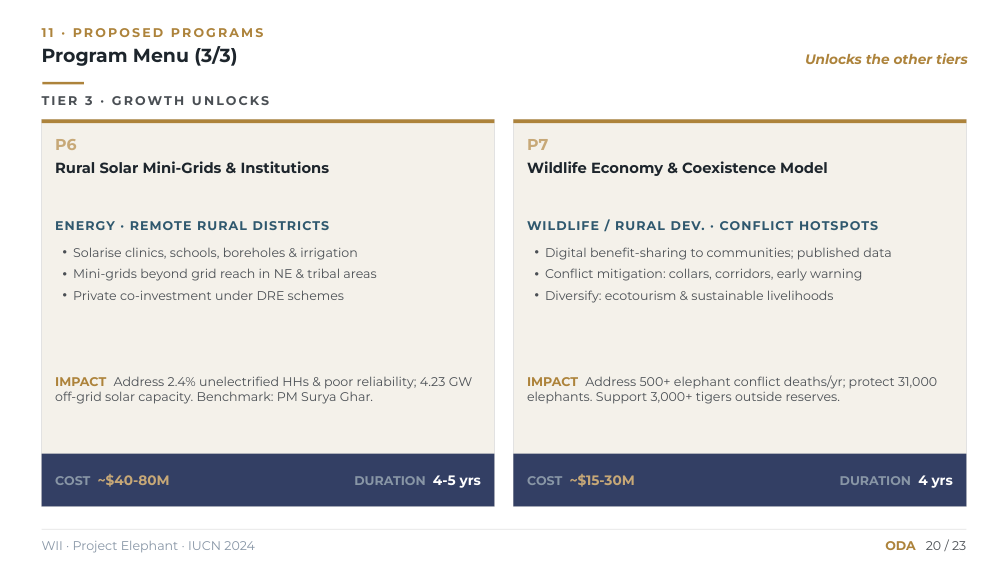
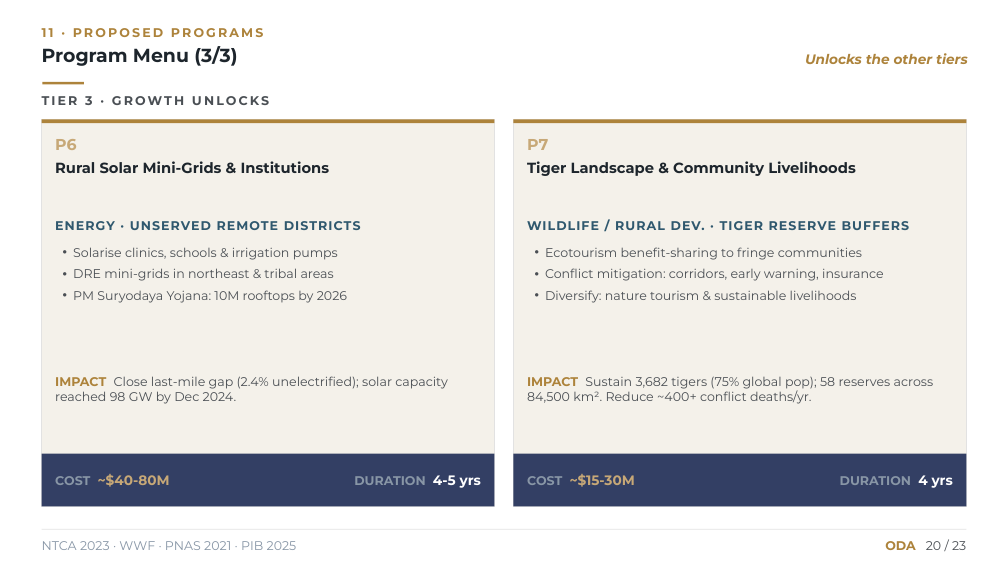
Before and after one commit to developmentihpc-cpu/cad-dashboard, a slide deck: slide 21 of docs/reports/India_Country_Proposal.pptx. Drawn at 1008x567 pixels with LibreOffice and Linux fonts; fonts in the diff are those of the drawing. Boxes give left, top, right and bottom in pixels: in the first picture for what was removed or moved away, otherwise in the second. Text is boxed around its words. In the diff, an @@ line names an element or a change of style, - is before the commit and + after.

```diff
--- a/docs/reports/India_Country_Proposal.pptx
+++ b/docs/reports/India_Country_Proposal.pptx
@@ text at box(527, 161, 856, 176): text changed @@
-Wildlife Economy & Coexistence Model
+Tiger Landscape & Community Livelihoods
@@ text at box(55, 221, 361, 230): text changed @@
-ENERGY · REMOTE RURAL DISTRICTS
+ENERGY · UNSERVED REMOTE DISTRICTS
@@ text at box(527, 221, 910, 230): text changed @@
-WILDLIFE / RURAL DEV. · CONFLICT HOTSPOTS
+WILDLIFE / RURAL DEV. · TIGER RESERVE BUFFERS
@@ text at box(73, 247, 347, 303): text changed @@
-• Solarise clinics, schools, boreholes & irrigation
-• Mini-grids beyond grid reach in NE & tribal areas
-• Private co-investment under DRE schemes
+• Solarise clinics, schools & irrigation pumps
+• DRE mini-grids in northeast & tribal areas
+• PM Suryodaya Yojana: 10M rooftops by 2026
@@ text at box(545, 247, 884, 303): text changed @@
-• Digital benefit-sharing to communities; published data
-• Conflict mitigation: collars, corridors, early warning
-• Diversify: ecotourism & sustainable livelihoods
+• Ecotourism benefit-sharing to fringe communities
+• Conflict mitigation: corridors, early warning, insurance
+• Diversify: nature tourism & sustainable livelihoods
@@ text at box(55, 376, 448, 404): text changed @@
-IMPACT Address 2.4% unelectrified HHs & poor reliability; 4.23 GW off-grid solar capacity. Benchmark: PM Surya Ghar.
+IMPACT Close last-mile gap (2.4% unelectrified); solar capacity reached 98 GW by Dec 2024.
@@ text at box(527, 376, 934, 404): text changed @@
-IMPACT Address 500+ elephant conflict deaths/yr; protect 31,000 elephants. Support 3,000+ tigers outside reserves.
+IMPACT Sustain 3,682 tigers (75% global pop); 58 reserves across 84,500 km². Reduce ~400+ conflict deaths/yr.
@@ text at box(42, 541, 297, 550): text changed @@
-WII · Project Elephant · IUCN 2024
+NTCA 2023 · WWF · PNAS 2021 · PIB 2025
```
Also in this commit, not shown: 18 other slides changed, 2 other files.
